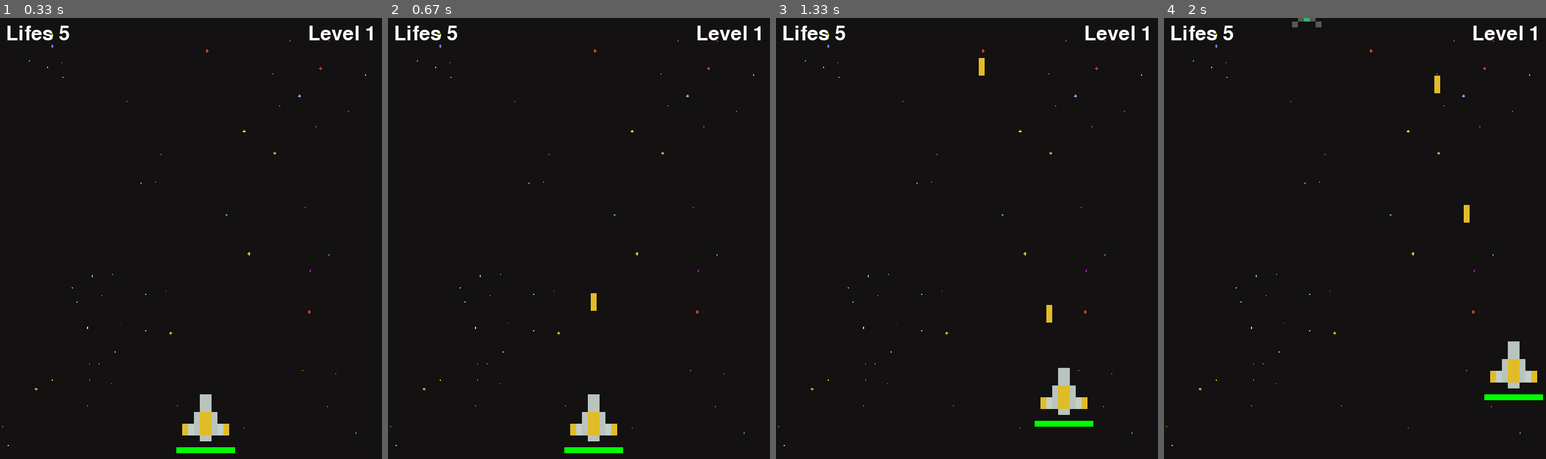
Above: before the commit, frames 1-4 (left to right).
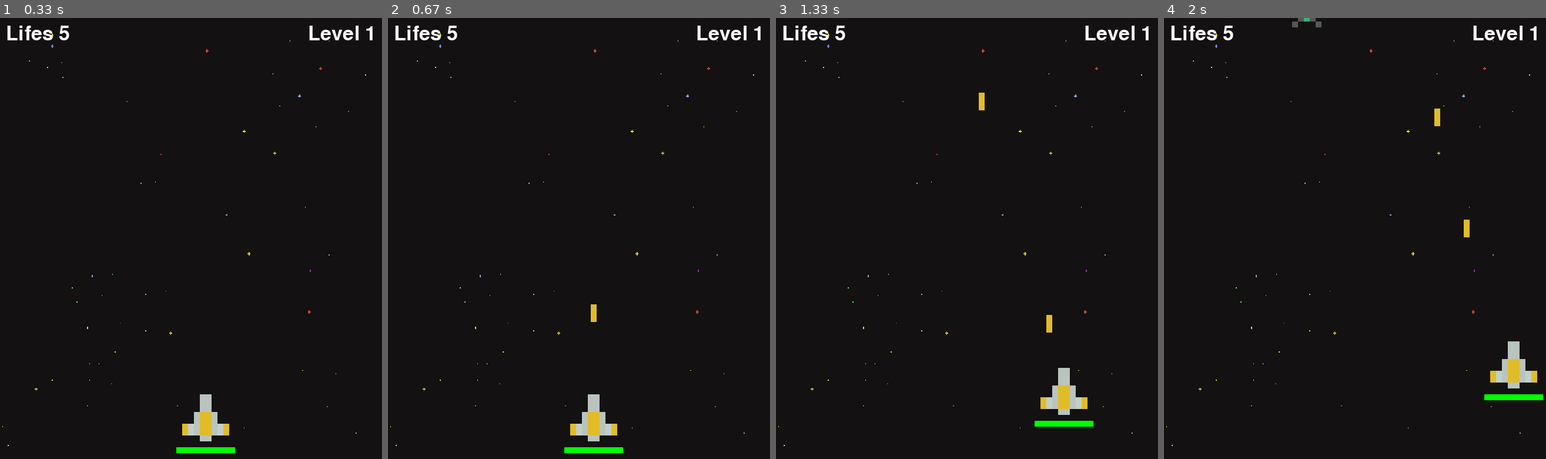
Above: after the commit, the same moments.

Repository: rajatmaurya256/pygame
Game: pygame game, started from main.py
The game is run twice, just before and just after one commit, with the same random seed, the same clock (stepped at 60 frames per second) and the same inputs.
Inputs:
- Up to frame 1 (0.33 s): no input
- Up to frame 2 (0.67 s): tap Space at 0.33 s
- Up to frame 3 (1.33 s): hold D 0.67-1.13 s; tap Space at 0.73, 1.03, 1.23 s; hold W from 1.17 s (still down)
- Up to frame 4 (2 s): release W at 1.47 s; hold D 1.5-1.97 s; tap Space at 1.57, 1.87 s

Frame 1 is identical in both runs. In frame 2, less than 0.1% of the frame differs, in the area x 53-55%, y 62-69%; in frame 3, 0.2%; in frame 4, 0.2%, in the area x 70-80%, y 13-50%.

Commit message:
changed wavelength

Diff:
--- a/main.py
+++ b/main.py
@@ -164,11 +164,11 @@
 
 
 	enemies = []
-	wave_length = 5
+	wave_length = 4
 	enemy_vel = 1
 
 	player_vel = 5
-	laser_vel=10
+	laser_vel=9
 
 
 	player = Player(300, 630)
